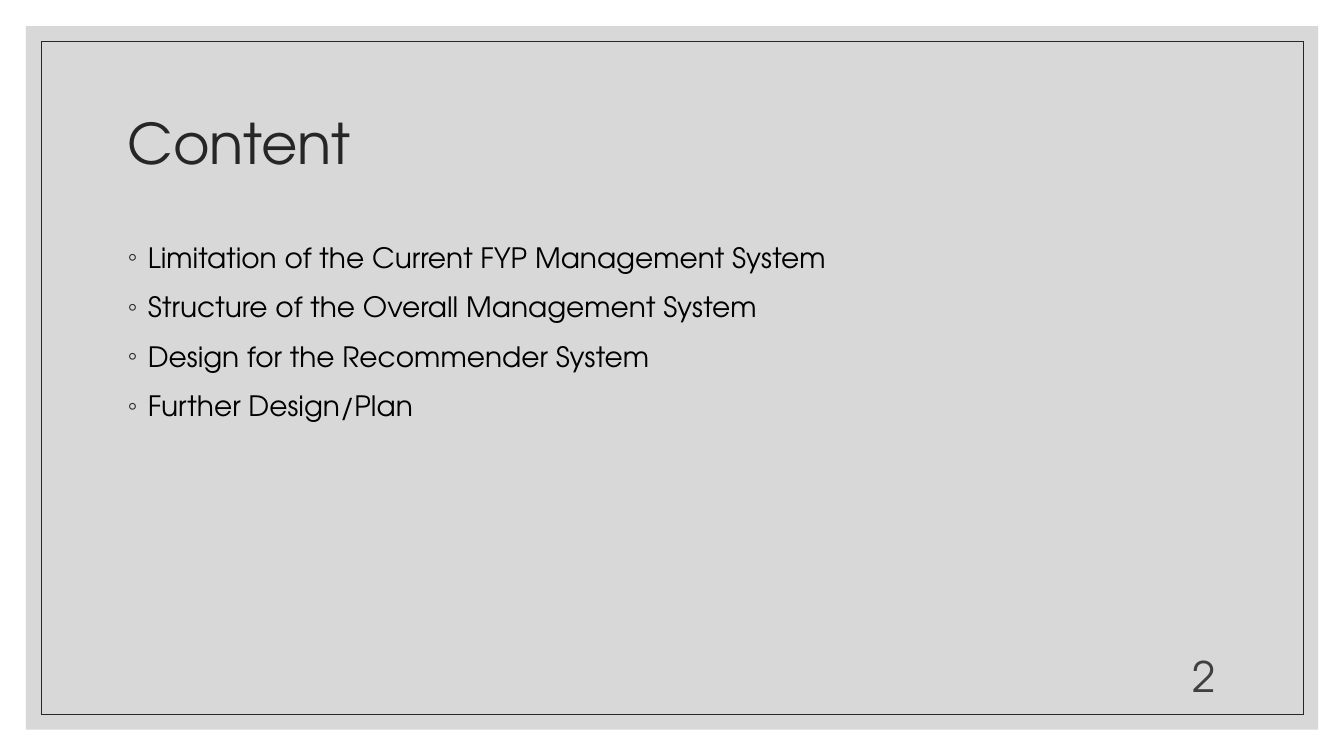
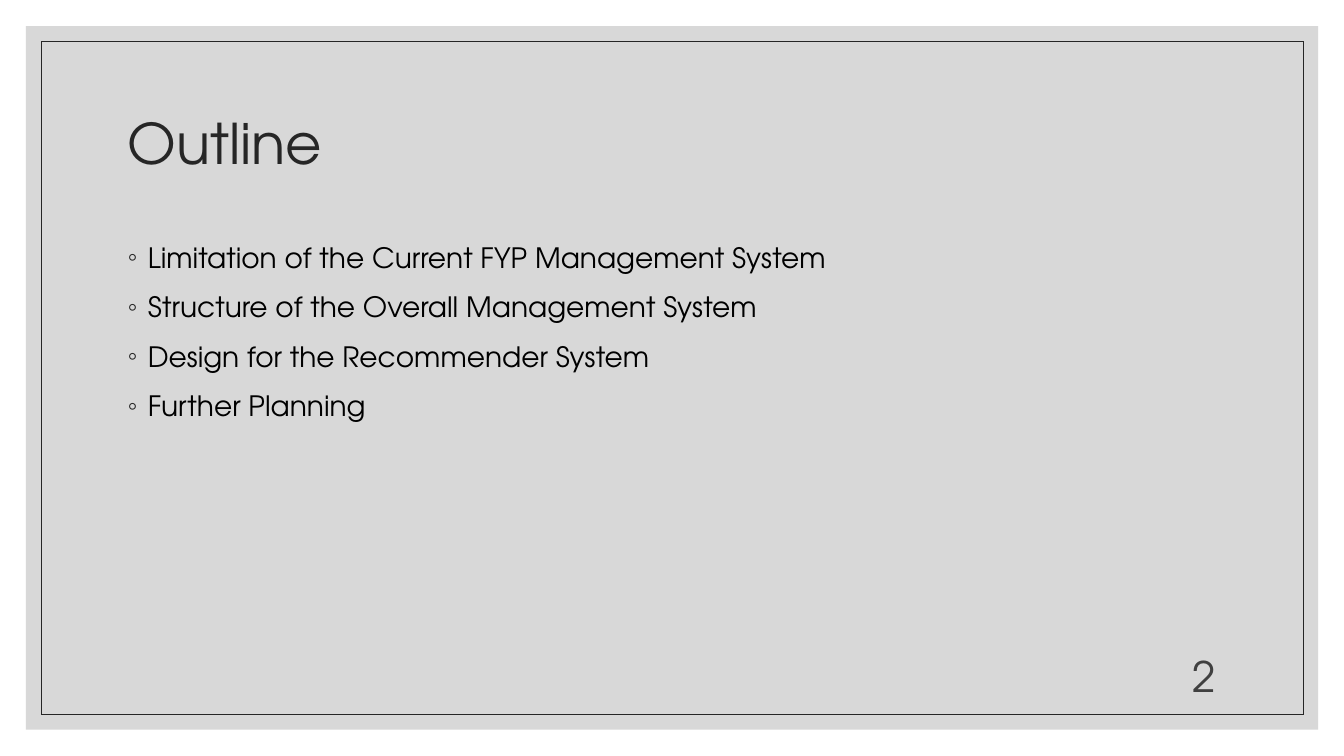
Before and after one commit to SomeTimeCode/CAES, a slide deck: slide 2 of CAES9542 Wk1.pptx. Drawn at 1344x756 pixels with LibreOffice and Linux fonts; fonts in the diff are those of the drawing. Boxes give left, top, right and bottom in pixels: in the first picture for what was removed or moved away, otherwise in the second. Text is boxed around its words. In the diff, an @@ line names an element or a change of style, - is before the commit and + after.

```diff
--- a/CAES9542 Wk1.pptx
+++ b/CAES9542 Wk1.pptx
@@ title at (128,122,322,165): text changed @@
-Content
+Outline
@@ text at (148,395,365,422): text changed @@
-◦ Further Design/Plan
+◦ Further Planning
```
Also in this commit, not shown: 2 other slides changed.
